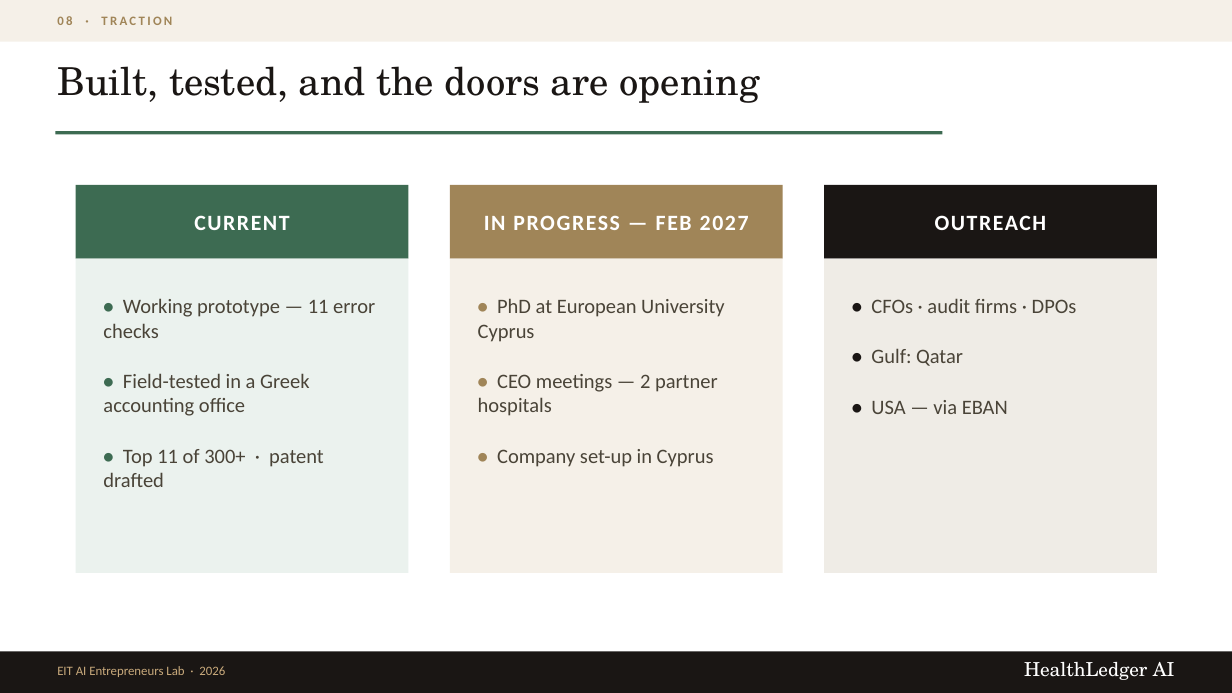
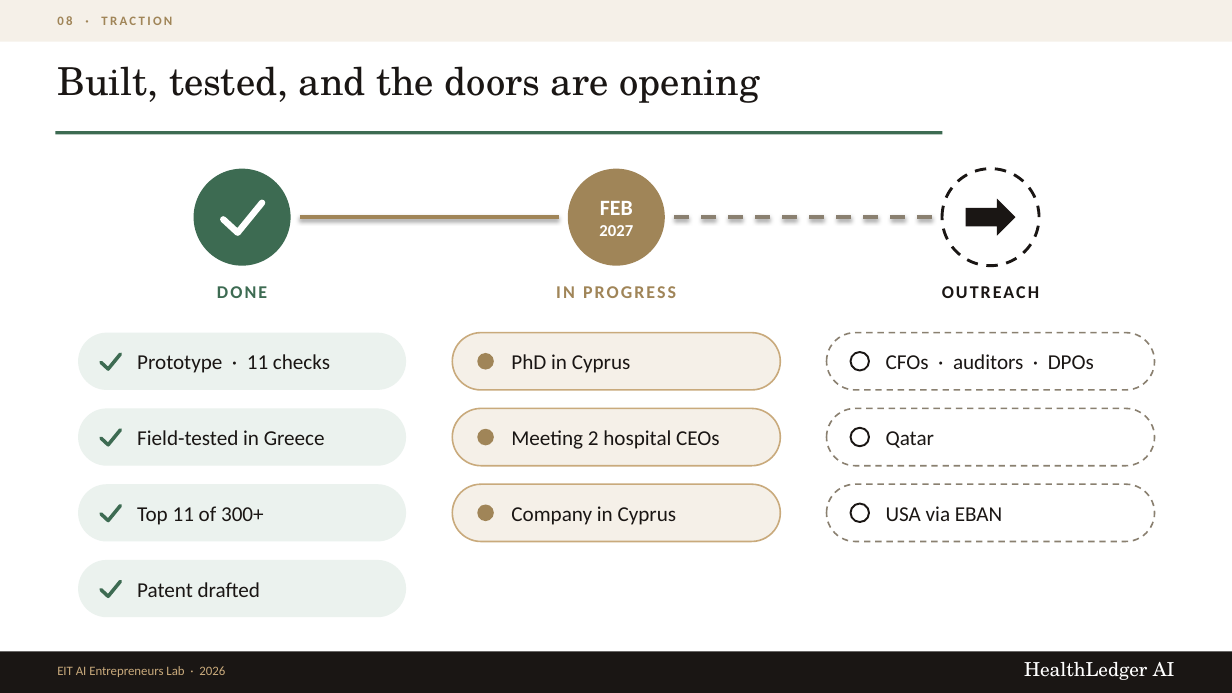
Before and after one commit to mrply97/AI, a slide deck: slide 14 of HealthLedgerAI_EIT_Pitch.pptx (slide 16 before the commit). Drawn at 1232x693 pixels with LibreOffice and Linux fonts; fonts in the diff are those of the drawing. Boxes give left, top, right and bottom in pixels: in the first picture for what was removed or moved away, otherwise in the second. Text is boxed around its words. In the diff, an @@ line names an element or a change of style, - is before the commit and + after.

```diff
--- a/HealthLedgerAI_EIT_Pitch.pptx
+++ b/HealthLedgerAI_EIT_Pitch.pptx
@@ ellipse: place and size @@
-ellipse at box(76, 185, 409, 259)
+ellipse at box(194, 168, 291, 265)
@@ ellipse at box(194, 168, 291, 265): rectangle to ellipse @@
@@ freeform shape added at box(224, 202, 262, 232), outline #FFFFFF 5 pt @@
@@ rectangle removed at box(450, 185, 783, 259) @@
@@ rectangle removed at box(824, 185, 1157, 259) @@
@@ text removed at box(194, 215, 289, 230) @@
-CURRENT
@@ rectangle removed at box(76, 259, 409, 573) @@
@@ rectangle removed at box(450, 259, 783, 573) @@
@@ rectangle removed at box(824, 259, 1157, 573) @@
@@ text removed at box(103, 298, 375, 487) @@
-• Working prototype — 11 error checks
-• Field-tested in a Greek accounting office
-• Top 11 of 300+ · patent drafted
@@ text added at box(217, 286, 267, 298), 14 pt, text #3D6B52, bold @@
+DONE
@@ text "IN PROGRESS" at box(556, 286, 676, 298): vertical alignment middle to top @@
@@ text removed at box(478, 298, 724, 467) @@
-• PhD at European University Cyprus
-• CEO meetings — 2 partner hospitals
-• Company set-up in Cyprus
@@ text at box(556, 286, 676, 298): text changed; size 17 to 14 pt; text colour #FFFFFF to #A08558 @@
-IN PROGRESS — FEB 2027
+IN PROGRESS
@@ text "OUTREACH": place and size @@
-text "OUTREACH" at box(935, 215, 1046, 230)
+text "OUTREACH" at box(942, 286, 1039, 298)
@@ text "OUTREACH" at box(942, 286, 1039, 298): size 17 to 14 pt, text colour #FFFFFF to #1A1614, letter spacing 1.2 to 1.6 pt; vertical alignment middle to top @@
@@ rounded rectangle added at box(78, 333, 406, 390), fill #EBF2EE @@
@@ freeform shape added at box(101, 354, 120, 369), outline #3D6B52 2.75 pt @@
@@ text added at box(137, 354, 330, 373), 16.5 pt, text #1A1614 @@
+Prototype · 11 checks
@@ rounded rectangle added at box(78, 409, 406, 466), fill #EBF2EE @@
@@ freeform shape added at box(101, 430, 120, 445), outline #3D6B52 2.75 pt @@
@@ text added at box(137, 430, 325, 445), 16.5 pt, text #1A1614 @@
+Field-tested in Greece
@@ rounded rectangle added at box(78, 484, 406, 542), fill #EBF2EE @@
@@ freeform shape added at box(101, 506, 120, 520), outline #3D6B52 2.75 pt @@
@@ text added at box(137, 506, 264, 525), 16.5 pt, text #1A1614 @@
+Top 11 of 300+
@@ group added at box(300, 168, 780, 542): 4 ellipses, 4 texts, 3 rounded rectangles, 1 line @@
+FEB
+2027
+PhD in Cyprus
+Meeting 2 hospital CEOs
+Company in Cyprus
@@ group added at box(674, 168, 1155, 542): 4 ellipses, 3 rounded rectangles, 2 texts, 1 line, 1 right arrow @@
+CFOs · auditors · DPOs
+Qatar
@@ text "USA via EBAN" at box(886, 506, 1002, 521): vertical alignment top to middle @@
@@ text at box(886, 506, 1002, 521): text changed; size 16 to 16.5 pt; text colour #4A4438 to #1A1614 @@
-• CFOs · audit firms · DPOs
-• Gulf: Qatar
-• USA — via EBAN
+USA via EBAN
@@ rounded rectangle added at box(78, 560, 406, 617), fill #EBF2EE @@
@@ freeform shape added at box(101, 581, 120, 596), outline #3D6B52 2.75 pt @@
@@ text added at box(137, 582, 260, 597), 16.5 pt, text #1A1614 @@
+Patent drafted
```
Also in this commit, not shown: 1 other slide changed, 2 slides removed, 2 other files.
